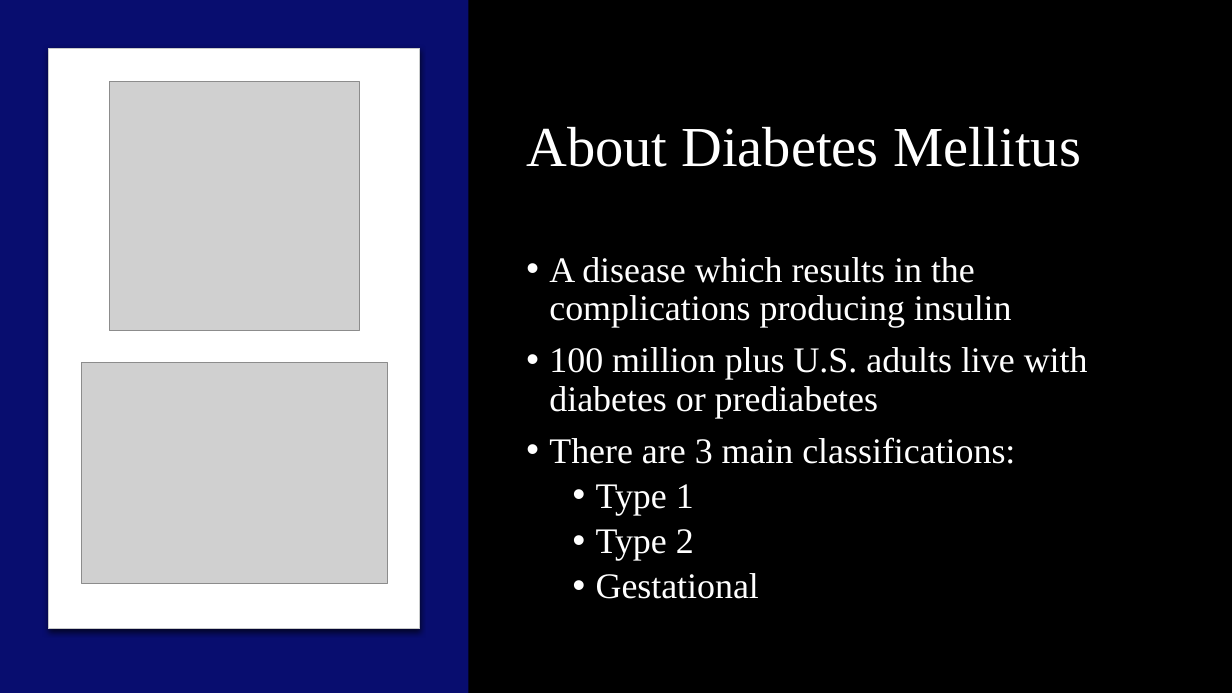
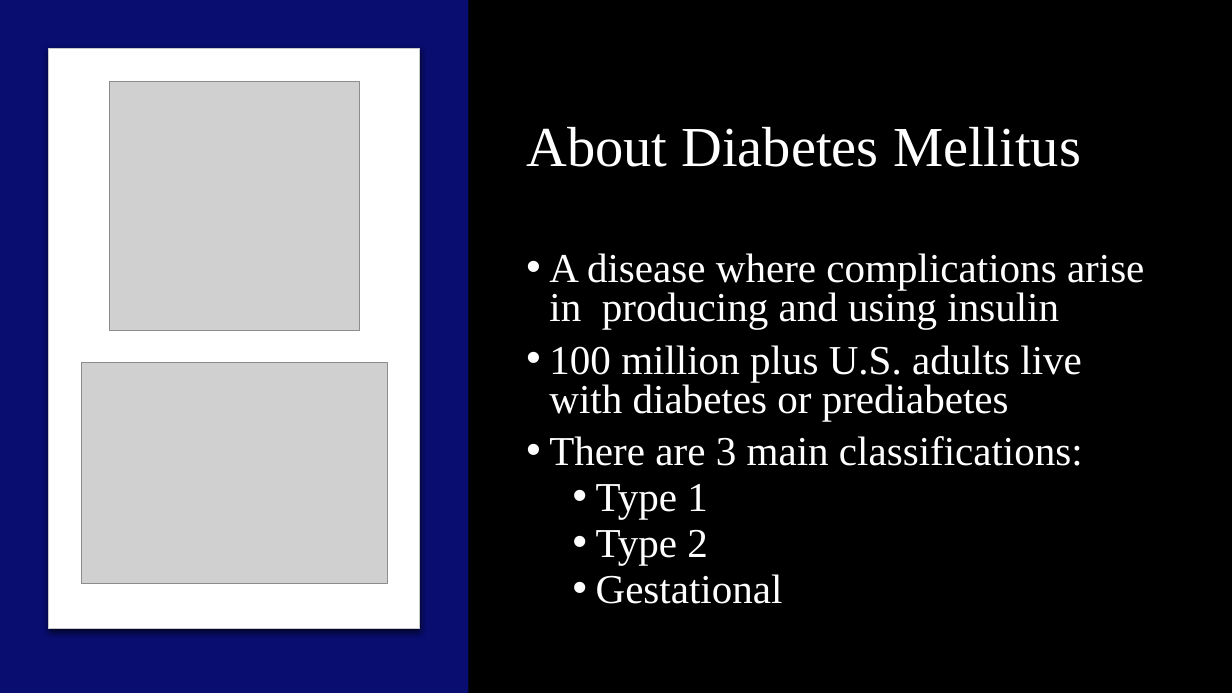
Before and after one commit to imw2/Diabetes-Diagnosis-Prediction, a slide deck: slide 4 of O. Week 3-4-2019/FinalPresentationWittler.pptx (slide 3 before the commit). Drawn at 1232x693 pixels with LibreOffice and Linux fonts; fonts in the diff are those of the drawing; grey boxes stand for pictures. Boxes give left, top, right and bottom in pixels: in the first picture for what was removed or moved away, otherwise in the second. Text is boxed around its words. In the diff, an @@ line names an element or a change of style, - is before the commit and + after.

```diff
--- a/O. Week 3-4-2019/FinalPresentationWittler.pptx
+++ b/O. Week 3-4-2019/FinalPresentationWittler.pptx
@@ text at box(549, 253, 1144, 329): text changed; size 28 to 32 pt @@
-• A disease which results in the complications producing insulin
+• A disease where complications arise in producing and using insulin
@@ text at box(549, 345, 1083, 604): size 28 to 32 pt in "100 million plus U.S. adults live with ...", "There are 3 main classifications:", "Type 1", "Type 2" and 1 more places; line spacing 0.9 to 0.8 @@
```
Also in this commit, not shown: 4 other slides changed, 6 slides added.
